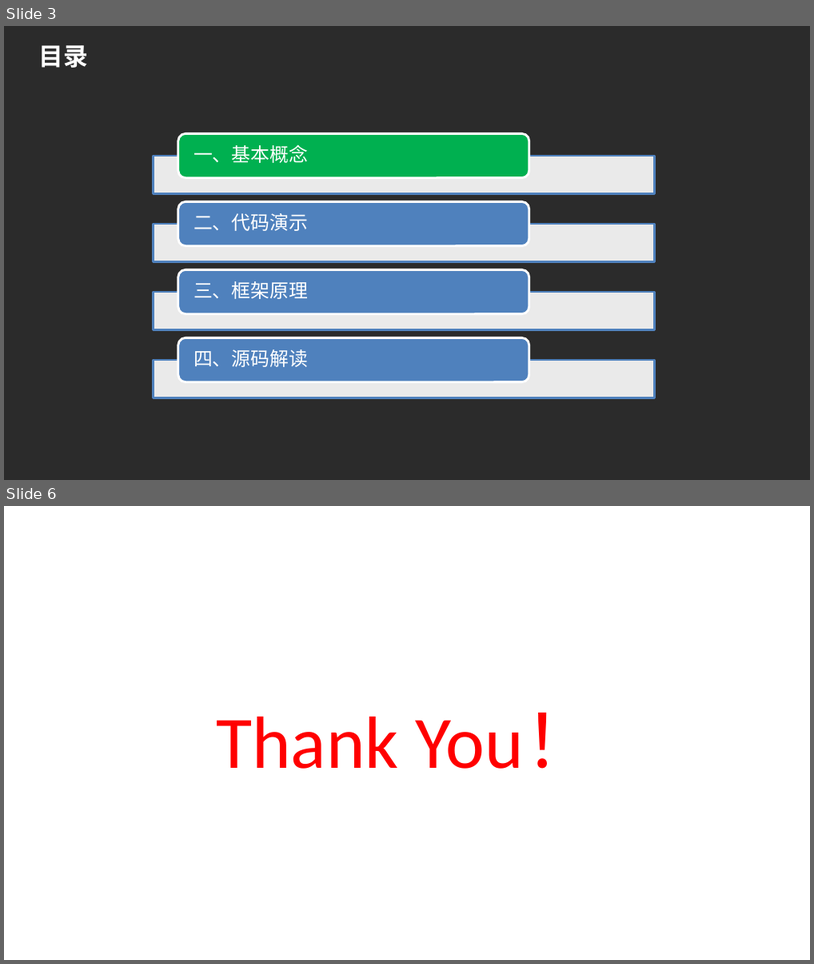
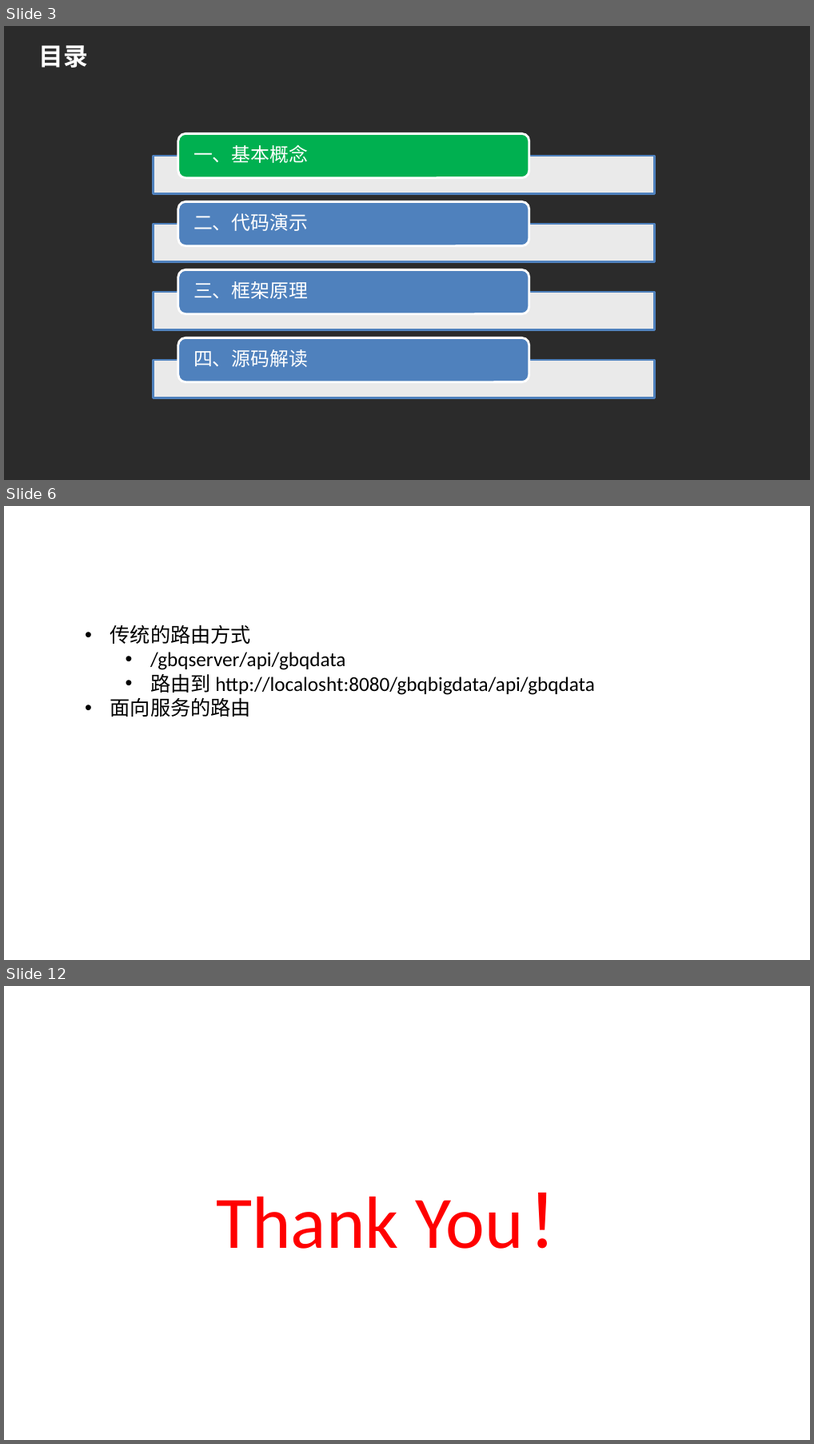
Before and after one commit to hlniceguy/spring-cloud-demo, a slide deck: doc/Spring Cloud Zuul.pptx. Shown one above the other, each under a label of ours: slides 3 and 6 before the commit, slides 3, 6 and 12 after it; the slides between them are not shown. The pictures are 814x964 and 814x1444 pixels, drawn with LibreOffice and Linux fonts; fonts in the diff are those of the drawing; background and template pictures are left out; a plain dark background stands for a picture behind light text. Boxes give left, top, right and bottom in pixels: in the first picture for what was removed or moved away, otherwise in the second. Text is boxed around its words. In the diff, an @@ line names an element or a change of style, - is before the commit and + after.

```diff
--- a/doc/Spring Cloud Zuul.pptx
+++ b/doc/Spring Cloud Zuul.pptx
@@ slide 6 added at (x1=4, y1=506, x2=810, y2=960), background picture (left out) @@
@@ title added at (x1=30, y1=517, x2=756, y2=555), 22 pt, text #FFFFFF, bold @@
+基本概念
@@ text added at (x1=110, y1=624, x2=595, y2=716), 18 pt, text #000000 @@
+• 传统的路由方式
+  • /gbqserver/api/gbqdata
+  • 路由到 http://localosht:8080/gbqbigdata/api/gbqdata
+• 面向服务的路由
@@ what was slide 6 is now slide 12 @@
```
Also in this commit, not shown: 1 slide changed, 6 other slides added, 1 slide removed, 7 other files.
